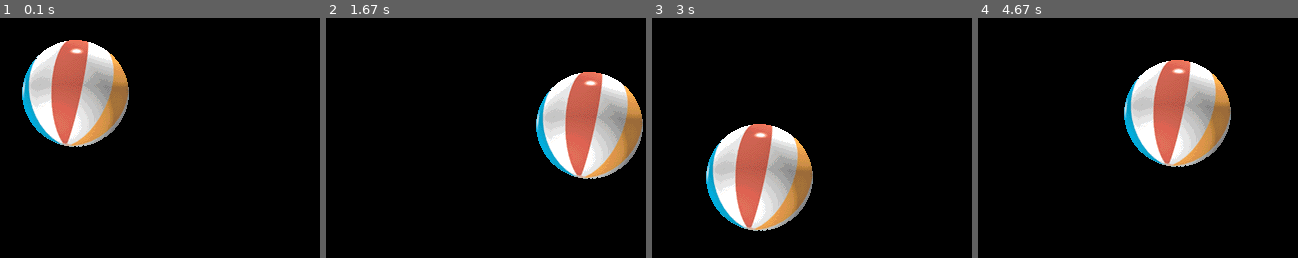
Above: before the commit, frames 1-4 (left to right).
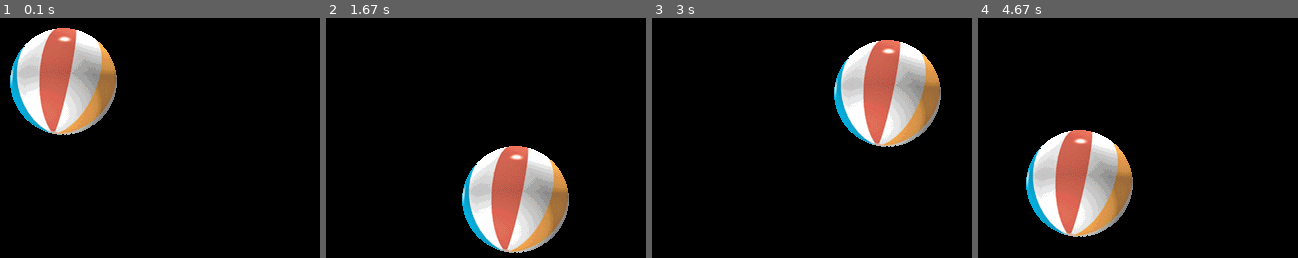
Above: after the commit, the same moments.

Repository: g0dd4rd/pygame-experiments
Game: pygame game, started from bouncing-ball.py
The game is run twice, just before and just after one commit, with the same random seed, the same clock (stepped at 60 frames per second) and the same inputs.
Inputs:
- Up to frame 1 (0.1 s): no input
- Up to frame 2 (1.67 s): no input
- Up to frame 3 (3 s): no input
- Up to frame 4 (4.67 s): no input

The runs differ from the first frame. In frame 1, 12% of the frame differs, in the area x 3-41%, y 4-54%; in frame 2, 23%; in frame 3, 23%, in the area x 16-91%, y 9-89%; in frame 4, 23%.

Commit message:
UPD: adding time.delay() for smoother drawing

Diff:
--- a/bouncing-ball.py
+++ b/bouncing-ball.py
@@ -6,7 +6,7 @@
 black = 0, 0, 0
 
 screen = pygame.display.set_mode(size)
-ball = pygame.image.load('graphics/ball.gif')
+ball = pygame.image.load('graphics/ball.gif') #.convert()
 ball_rect = ball.get_rect()
 
 while True:
@@ -23,3 +23,4 @@
   screen.fill(black)
   screen.blit(ball, ball_rect)
   pygame.display.flip()
+  pygame.time.delay(25)
